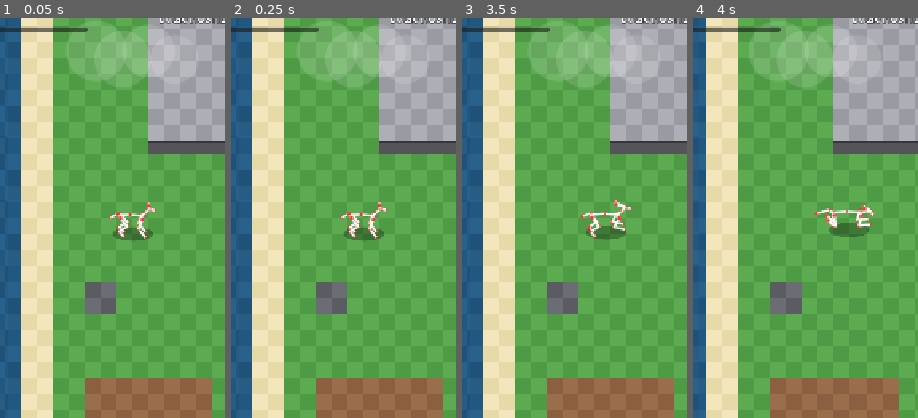
Above: before the commit, frames 1-4 (left to right).
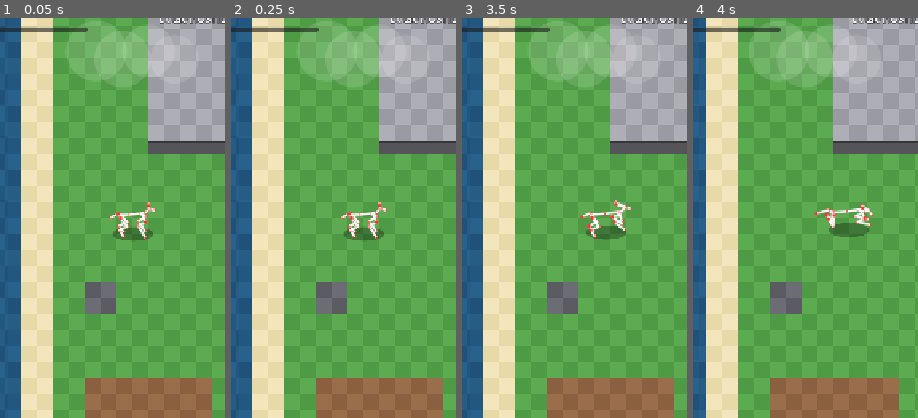
Above: after the commit, the same moments.

Repository: jonathasptbr-gh/Projeto-Galapago
Game: Godot game, scene res://jogo/main.tscn
Two runs of this game, one before a commit and one after it. Both use one fixed random seed, a clock stepped at 60 frames per second and the inputs below.
Inputs:
- Up to frame 1 (0.05 s): no input
- Up to frame 2 (0.25 s): no input
- Up to frame 3 (3.5 s): click "PULO AUTO: DESLIGADO" at 0.5 s; click "PULO AUTO: LIGADO" at 1.25 s; click "PULO AUTO: DESLIGADO" at 2 s; click "PULO AUTO: LIGADO" at 2.75 s
- Up to frame 4 (4 s): click "PULO AUTO: DESLIGADO" at 3.5 s
The pictures show only the part of the screen within x 17-67%, y 23-73%; the shares and areas given below are measured in that part.

The runs differ from the first frame. In frame 1, 0.3% of the frame differs, in the area x 51-66%, y 48-55%; in frame 2, 0.3%; in frame 3, 0.3%; in frame 4, 0.4%, in the area x 58-81%, y 46-53%.

Commit message:
v0.34.1: ossos do cao pela anatomia de referencia

Diff:
--- a/dados/rig/canino3d.json
+++ b/dados/rig/canino3d.json
@@ -73,7 +73,7 @@
     ],
     "peito": [
       0,
-      19.1,
+      22,
       8.40625
     ],
     "pescoco": [
@@ -113,13 +113,13 @@
     ],
     "ombro_e": [
       -8,
-      18,
-      9.40625
+      15.4,
+      12.4
     ],
     "ombro_d": [
       8,
-      18,
-      9.40625
+      15.4,
+      12.4
     ],
     "anca_e": [
       -6.5,
@@ -133,8 +133,8 @@
     ],
     "joelho_fe": [
       -8,
-      8.276218,
-      5.44422
+      10.979626,
+      5.430617
     ],
     "pata_fe": [
       -8,
@@ -143,8 +143,8 @@
     ],
     "joelho_fd": [
       8,
-      8.276218,
-      5.44422
+      10.979626,
+      5.430617
     ],
     "pata_fd": [
       8,
@@ -158,8 +158,8 @@
     ],
     "jarrete_te": [
       -6.5,
-      5,
-      -13.96875
+      6.305722,
+      -13.71114
     ],
     "pata_te": [
       -6.5,
@@ -173,8 +173,8 @@
     ],
     "jarrete_td": [
       6.5,
-      5,
-      -13.96875
+      6.305722,
+      -13.71114
     ],
     "pata_td": [
       6.5,
--- a/testes/test_esqueleto3d.gd
+++ b/testes/test_esqueleto3d.gd
@@ -224,7 +224,10 @@
 		var F := E3._vec(rest["pata_" + lado])
 		checar(H.z < K.z and H.z < F.z and H.y > 0.0,
 			"zigzag traseiro no repouso: jarrete atrás e alto " + lado)
-		perto(H.distance_to(F), 6.72681, 0.001, "metatarso longo " + lado)
+		# Lote 3C: o metatarso passou de 6,73 para 7,60 px e a tíbia de 9,84
+		# para 8,97 (tíbia/metatarso 1,18, medido na prancha do galope) — a
+		# soma traseira fica igual, o jarrete sobe 1,3 px.
+		perto(H.distance_to(F), 7.6, 0.001, "metatarso longo " + lado)
 	for clipe in ["idle", "walk", "run"]:
 		for i in 40:
 			var fase := float(i) / 40.0
@@ -286,14 +289,17 @@
 		var P := E3._vec(rest[perna["upper"]])
 		var K := E3._vec(rest["joelho_" + nome])
 		var F := E3._vec(rest["pata_" + nome])
-		perto(P.distance_to(K), 10.5 if nome.begins_with("f") else 11.0, 0.001,
+		# Lote 3C: repartição de referência (úmero:antebraço+metacarpo =
+		# 0,393:0,607; tíbia:metatarso = 1:1,18) com a SOMA de cada perna
+		# mantida — é a soma que a passada 13,8/17,0 exige.
+		perto(P.distance_to(K), 8.253 if nome.begins_with("f") else 11.0, 0.001,
 			"comprimento superior original " + nome)
 		if perna.has("l3"):
 			var H := E3._vec(rest["jarrete_" + nome])
-			perto(K.distance_to(H), 9.84260, 0.001, "tíbia original " + nome)
-			perto(H.distance_to(F), 6.72681, 0.001, "metatarso original " + nome)
+			perto(K.distance_to(H), 8.97000, 0.001, "tíbia original " + nome)
+			perto(H.distance_to(F), 7.6, 0.001, "metatarso original " + nome)
 		else:
-			perto(K.distance_to(F), 10.5, 0.001, "antebraço original " + nome)
+			perto(K.distance_to(F), 12.747, 0.001, "antebraço original " + nome)
 
 
 func test_jarrete_todos_os_yaws_clipes_e_saltos_sem_stretch() -> void:
@@ -1010,7 +1016,12 @@
 	checar(passo_w < 2.0, "walk a 60 fps sem pico (%.2f px/quadro)" % passo_w)
 	# O galope tem passada 17 px e só 20% de apoio: o balanço varre mais rápido
 	# e o pico do jarrete sobe de ~1,9 para 2,31 px/quadro.
-	checar(passo_r < 2.5, "run a 60 fps sem pico (%.2f px/quadro)" % passo_r)
+	# Lote 3C: o metatarso mais longo (7,60) sobe o jarrete 1,3 px e a tíbia
+	# mais curta (8,97) aproxima a cadeia coxa→joelho→jarrete do recolhimento
+	# total (|l1−l2| = 2,03) no balanço do galope: o pico do joelho traseiro
+	# (joelho_td, fase 0,733) medido é 3,48 px/quadro. Teto 2,5 → 3,5 com o
+	# motivo declarado; a pata NÃO acelera (o pico é do joelho, não do pé).
+	checar(passo_r < 3.5, "run a 60 fps sem pico (%.2f px/quadro)" % passo_r)
 
 
 func _max_dist(a: Dictionary, b: Dictionary) -> float:
Not shown, changed: docs/HISTORICO.md
Not shown, changed: docs/RESIDUOS.md
